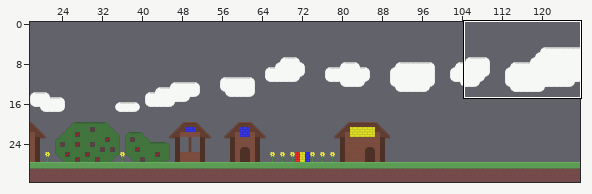
Tiled map, stored at Color Quest/Color Quest/assets/TileMaps/Tutorial.tmx. Above, an overview of the earlier version with the close-up marked.
Close-up. Before the edit:
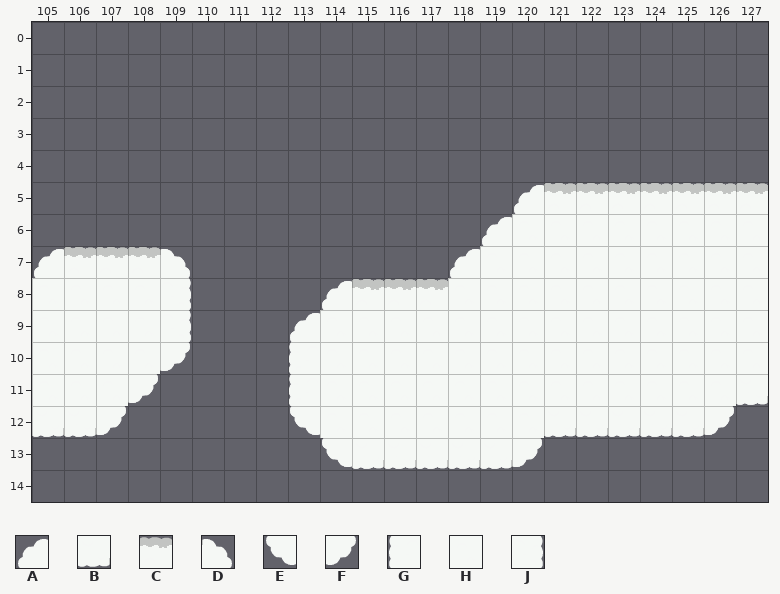
Cells are 32x32 px. Shown: x 105..127, y 0..14. The commit also changed other parts of the map, which this record leaves out.
Key: from "color_tiles_2": A 84, B 85 flipped up-down, C 86, D 87, E 88, F 89, G 91, H 92, J 94.
_ is an empty cell, # one hidden under a higher layer.
Layers that did not change in this view are not listed.
Layer "Ground_1" before, first column x 105:
 0 _______________________
 1 _______________________
 2 _______________________
 3 _______________________
 4 _______________________
 5 ________________CCCCCCC
 6 _______________________
 7 _CCC___________________
 8 __________CCC__________
 9 _______________________
10 _______________________
11 _______________________
12 _______________________
13 _______________________
14 _______________________
Layer "Background_1" before, first column x 105:
 0 _______________________
 1 _______________________
 2 _______________________
 3 _______________________
 4 _______________________
 5 _______________ACCCCCCC
 6 ______________A########
 7 ACCCD________A#########
 8 ####J____ACCC##########
 9 ####J___A##############
10 ####F___G##############
11 ###F____G#############B
12 BBF_____E#######BBBBBF_
13 _________EBBBBBF_______
14 _______________________
Layer "Ground_0" before, first column x 105:
 0 _______________________
 1 _______________________
 2 _______________________
 3 _______________________
 4 _______________________
 5 ________________CCCCCCC
 6 _______________________
 7 _CCC___________________
 8 __________CCC__________
 9 _______________________
10 _______________________
11 _______________________
12 _______________________
13 _______________________
14 _______________________
Layer "Background_0" before, first column x 105:
 0 _______________________
 1 _______________________
 2 _______________________
 3 _______________________
 4 _______________________
 5 _______________ACCCCCCC
 6 ______________AHHHHHHHH
 7 ACCCD________AHHHHHHHHH
 8 HHHHJ____ACCCHHHHHHHHHH
 9 HHHHJ___AHHHHHHHHHHHHHH
10 HHHHF___GHHHHHHHHHHHHHH
11 HHHF____GHHHHHHHHHHHHHB
12 BBF_____EHHHHHHHBBBBBF_
13 _________EBBBBBF_______
14 _______________________
And afterwards:
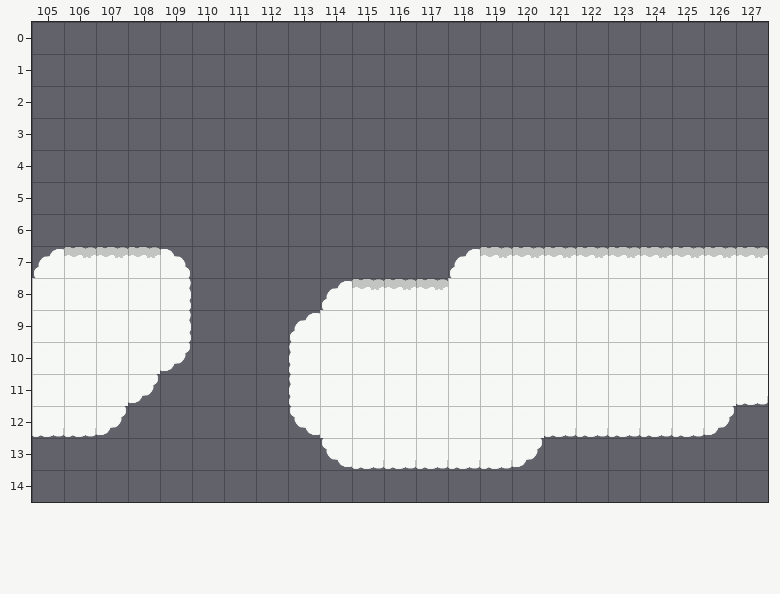
Changes in this commit:
Changed rows in their new state; . is an unchanged cell.
Layer "Ground_1":
first column x 119:
 5 .._______
 7 CCCCCCCCC
Layer "Background_1":
first column x 119:
 5 .________
 6 _________
 7 CCCCCCCCC
Layer "Ground_0":
first column x 119:
 5 .._______
 7 CCCCCCCCC
Layer "Background_0":
first column x 119:
 5 .________
 6 _________
 7 CCCCCCCCC
Pixel boxes of the changes (left, top, right, bottom) in both close-ups:
changed: (480, 183, 768, 258)
